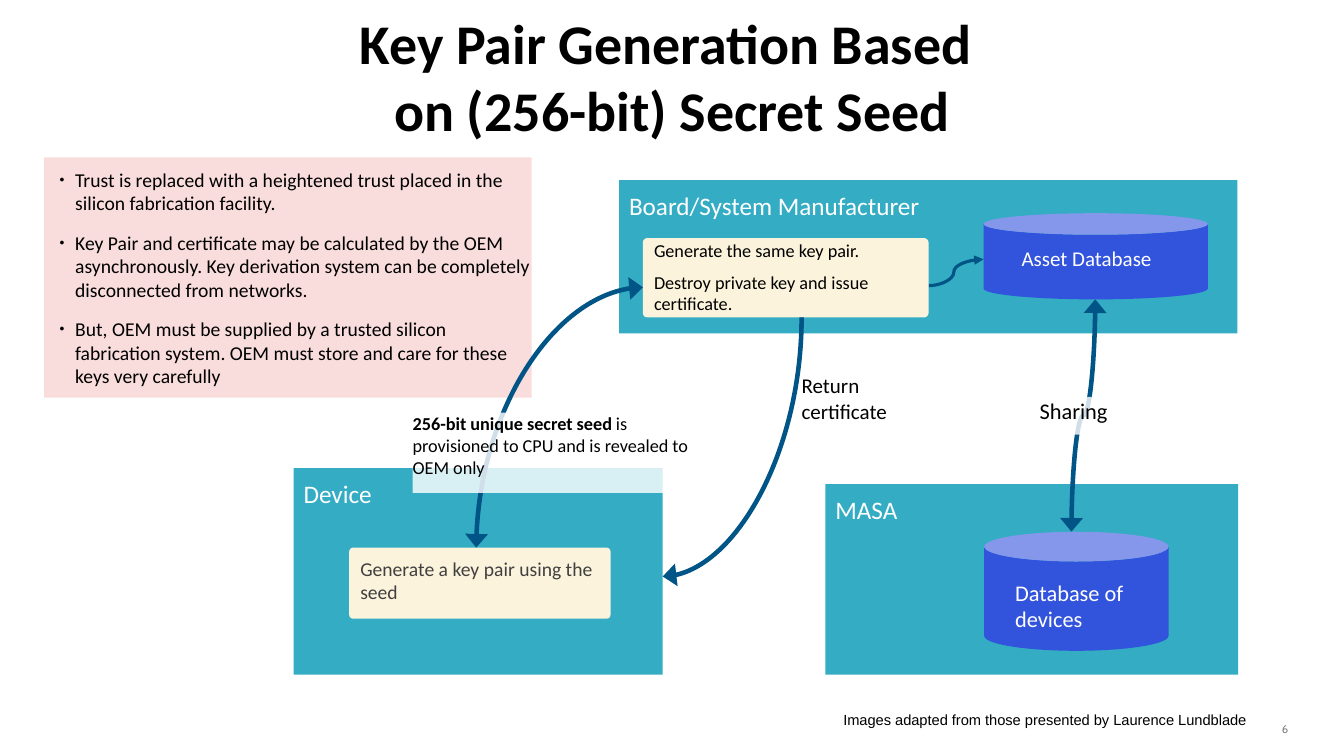
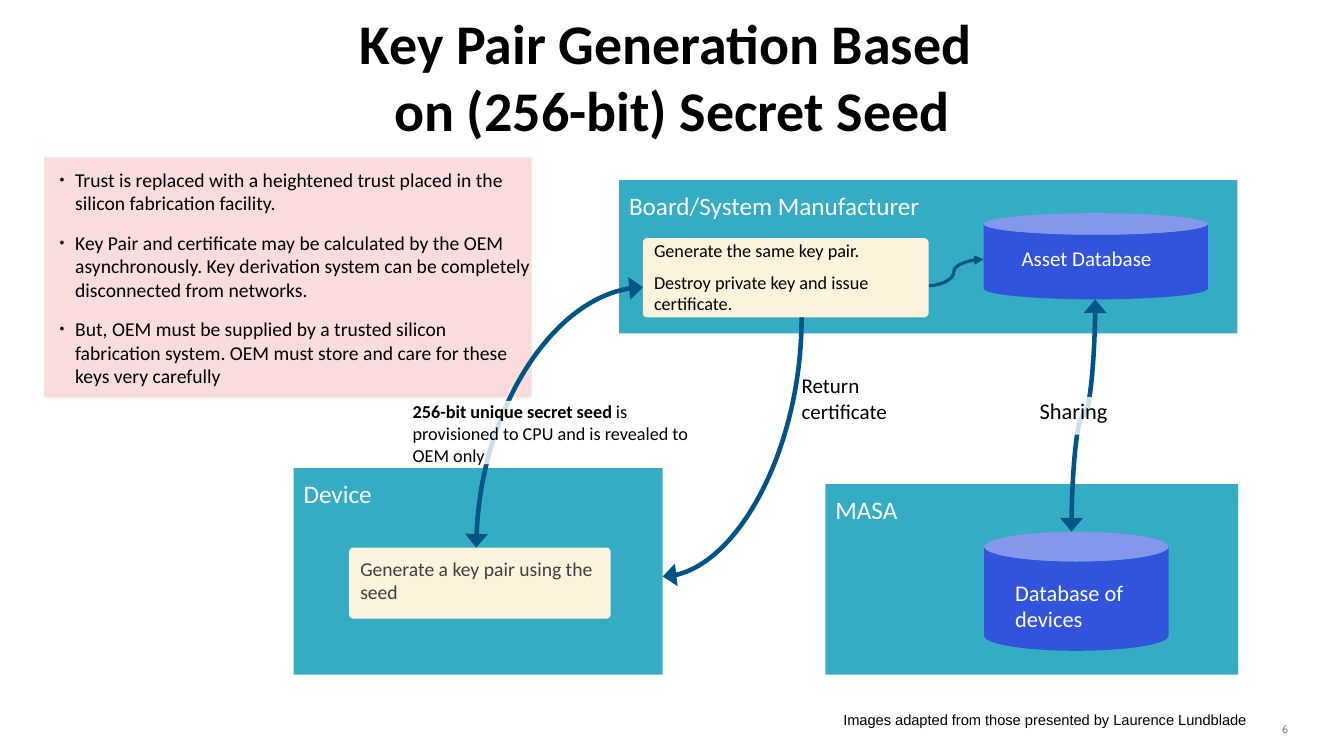
Before and after one commit to mcr/masa-operational-considerations, a slide deck: slide 6 of presentations/slides-anima-ietf107-masa-considerations.odp. Drawn at 1344x756 pixels with LibreOffice and Linux fonts; fonts in the diff are those of the drawing. Boxes give left, top, right and bottom in pixels: in the first picture for what was removed or moved away, otherwise in the second. Text is boxed around its words. In the diff, an @@ line names an element or a change of style, - is before the commit and + after.

```diff
--- a/presentations/slides-anima-ietf107-masa-considerations.odp
+++ b/presentations/slides-anima-ietf107-masa-considerations.odp
@@ rectangle "256-bit unique secret seed is ...": place and size @@
-rectangle "256-bit unique secret seed is ..." at bbox=[412, 412, 706, 493]
+rectangle "256-bit unique secret seed is ..." at bbox=[412, 401, 706, 465]
```
Also in this commit, not shown: 8 other slides changed, 1 other file.
